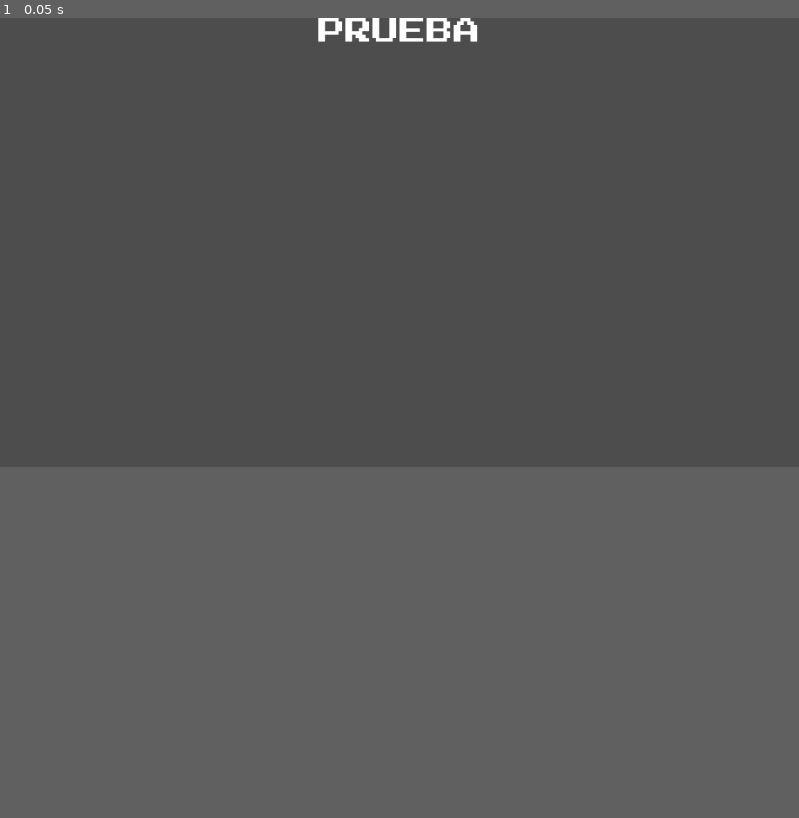
Above: before the commit, frame 1.
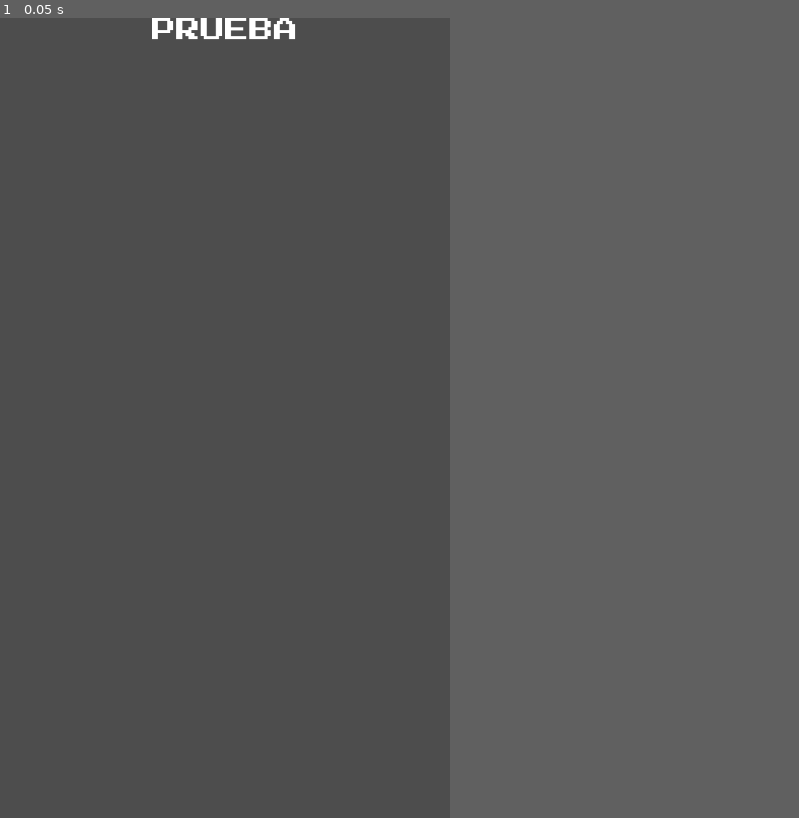
Above: after the commit, the same moment.

Repository: TonyCast2005/Galileo
Game: Godot game, scene res://escenas/menu.tscn
Same seed, same stepped clock (60 frames per second), same inputs: the game is played once before the commit and once after it. The project has no main scene, so this scene is started directly.
Inputs:
- Up to frame 1 (0.05 s): no input
The window is 799x449 before the commit and 450x800 after it. Grey fills any space a smaller window leaves; there, only what the larger window draws over its background counts as a difference.

The runs differ from the first frame. In frame 1, 0.7% of the frame differs, in the area x 19-60%, y 0-3%.

Commit message:
examen ubicacion

Diff:
--- /dev/null
+++ b/galileo/escenas/Principal/Escenas_Principales/Menu_Principal.tscn
@@ -0,0 +1,26 @@
+[gd_scene format=3 uid="uid://bmio8vitpe62k"]
+
+[node name="Control" type="Control"]
+layout_mode = 3
+anchors_preset = 15
+anchor_right = 1.0
+anchor_bottom = 1.0
+grow_horizontal = 2
+grow_vertical = 2
+
+[node name="VScrollBar" type="VScrollBar" parent="."]
+layout_mode = 1
+anchors_preset = 15
+anchor_right = 1.0
+anchor_bottom = 1.0
+grow_horizontal = 2
+grow_vertical = 2
+
+[node name="ColorRect" type="ColorRect" parent="VScrollBar"]
+layout_mode = 1
+anchors_preset = 15
+anchor_right = 1.0
+anchor_bottom = 1.0
+grow_horizontal = 2
+grow_vertical = 2
+color = Color(0.428003, 0.0589293, 0.530556, 1)
--- a/galileo/project.godot
+++ b/galileo/project.godot
@@ -14,6 +14,12 @@
 config/features=PackedStringArray("4.4", "Mobile")
 config/icon="res://assets/icon.svg"
 
+[display]
+
+window/size/viewport_width=720
+window/size/viewport_height=1280
+window/stretch/mode="viewport"
+
 [gui]
 
 theme/custom_font="uid://cu62bdhamv7ue"
